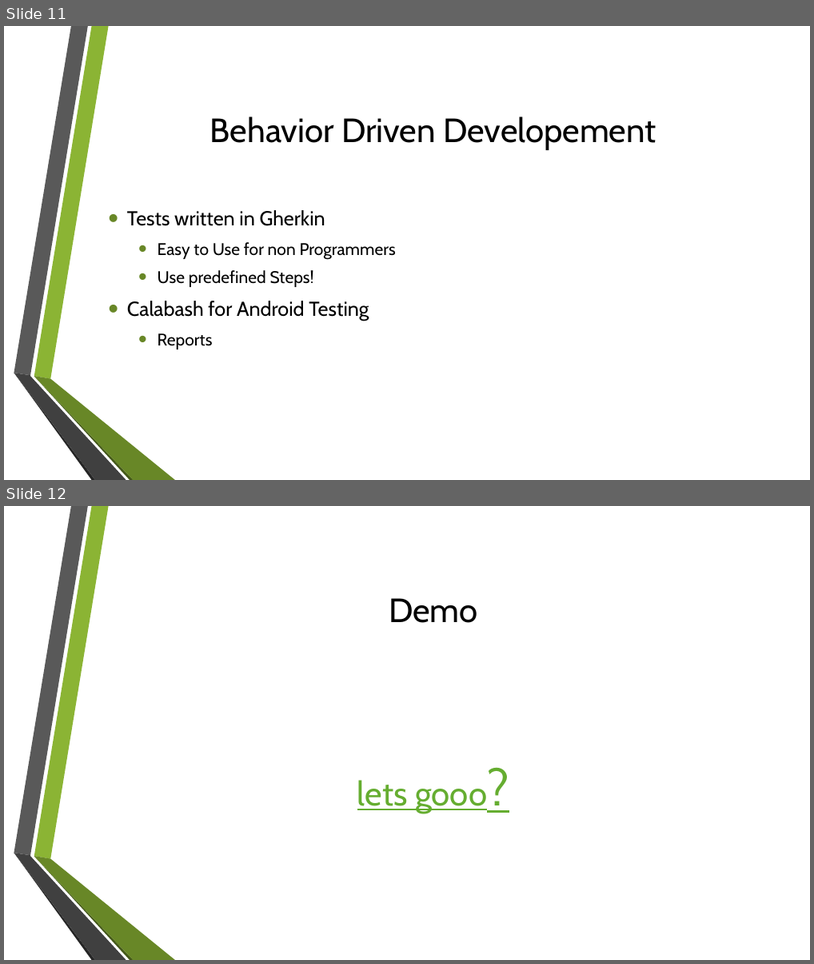
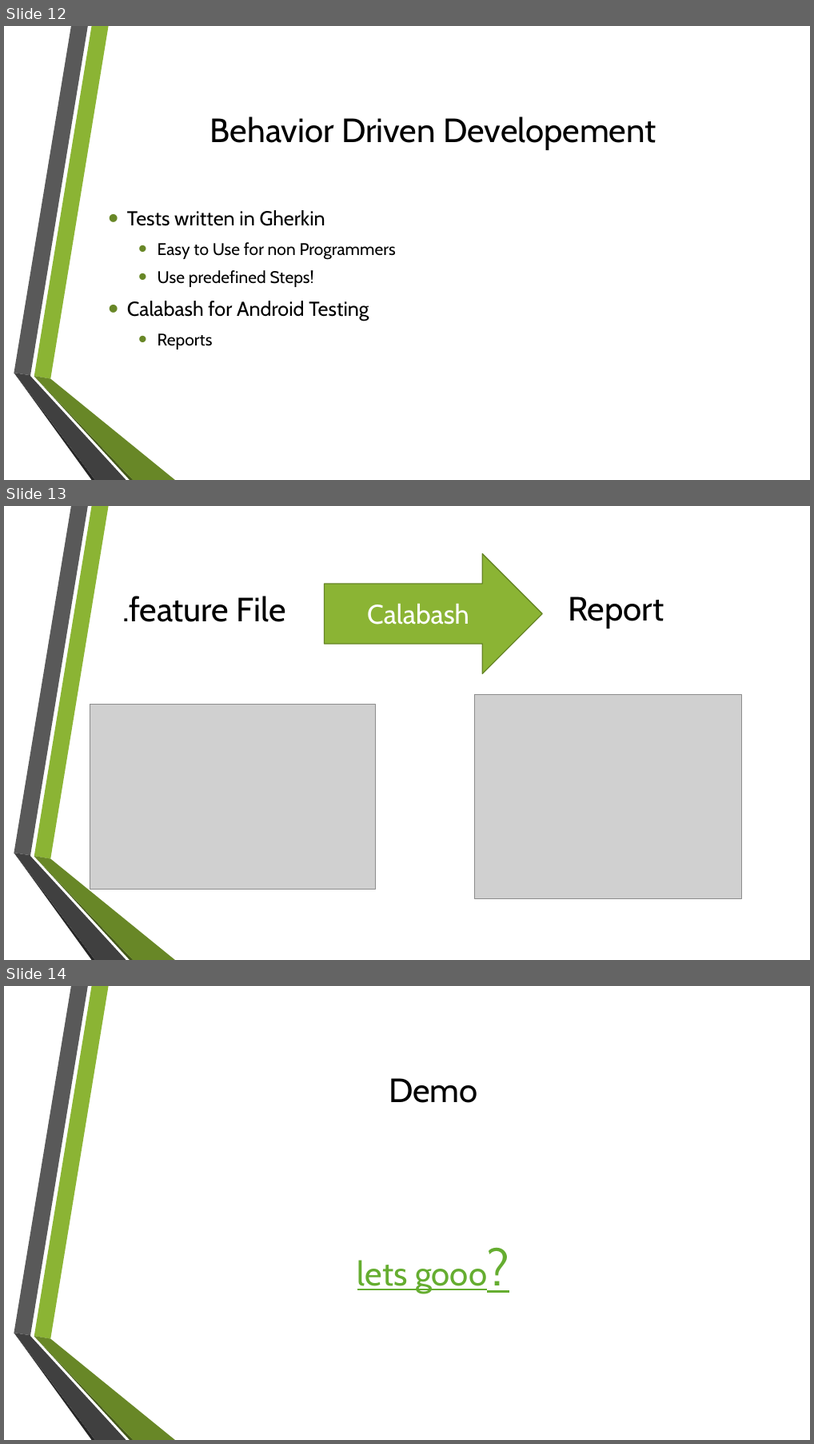
Before and after one commit to GamingBets/documents, a slide deck: Gaming-Bets.pptx. Shown one above the other, each under a label of ours: slides 11 and 12 before the commit, slides 12, 13 and 14 after it. The pictures are 814x964 and 814x1444 pixels, drawn with LibreOffice and Linux fonts; fonts in the diff are those of the drawing; grey boxes stand for pictures; background and template pictures are left out. Boxes give left, top, right and bottom in pixels: in the first picture for what was removed or moved away, otherwise in the second. Text is boxed around its words. In the diff, an @@ line names an element or a change of style, - is before the commit and + after.

```diff
--- a/Gaming-Bets.pptx
+++ b/Gaming-Bets.pptx
@@ slide 13 added at (x1=4, y1=506, x2=810, y2=960), background picture (left out); not listed: 6 template elements that a slide beside it also shows @@
@@ right arrow added at (x1=325, y1=554, x2=543, y2=673), fill #8BB434, outline #678526 1.25 pt, 32 pt, text #FFFFFF @@
+Calabash
@@ title added at (x1=122, y1=596, x2=286, y2=622), 40 pt, text #000000 @@
+.feature File
@@ text added at (x1=568, y1=596, x2=664, y2=628), 40 pt, text #000000 @@
+Report
@@ picture added at (x1=474, y1=695, x2=742, y2=898) @@
@@ picture added at (x1=90, y1=704, x2=375, y2=889) @@
@@ what was slide 11 is now slide 12 @@
@@ what was slide 12 is now slide 14 @@
```
Also in this commit, not shown: 3 slides changed, 1 other slide added.
